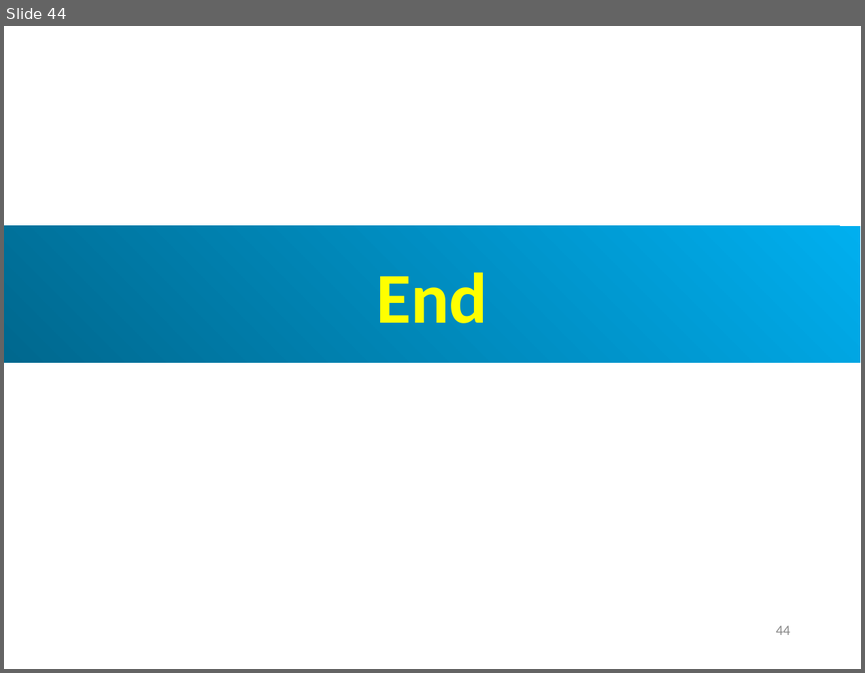
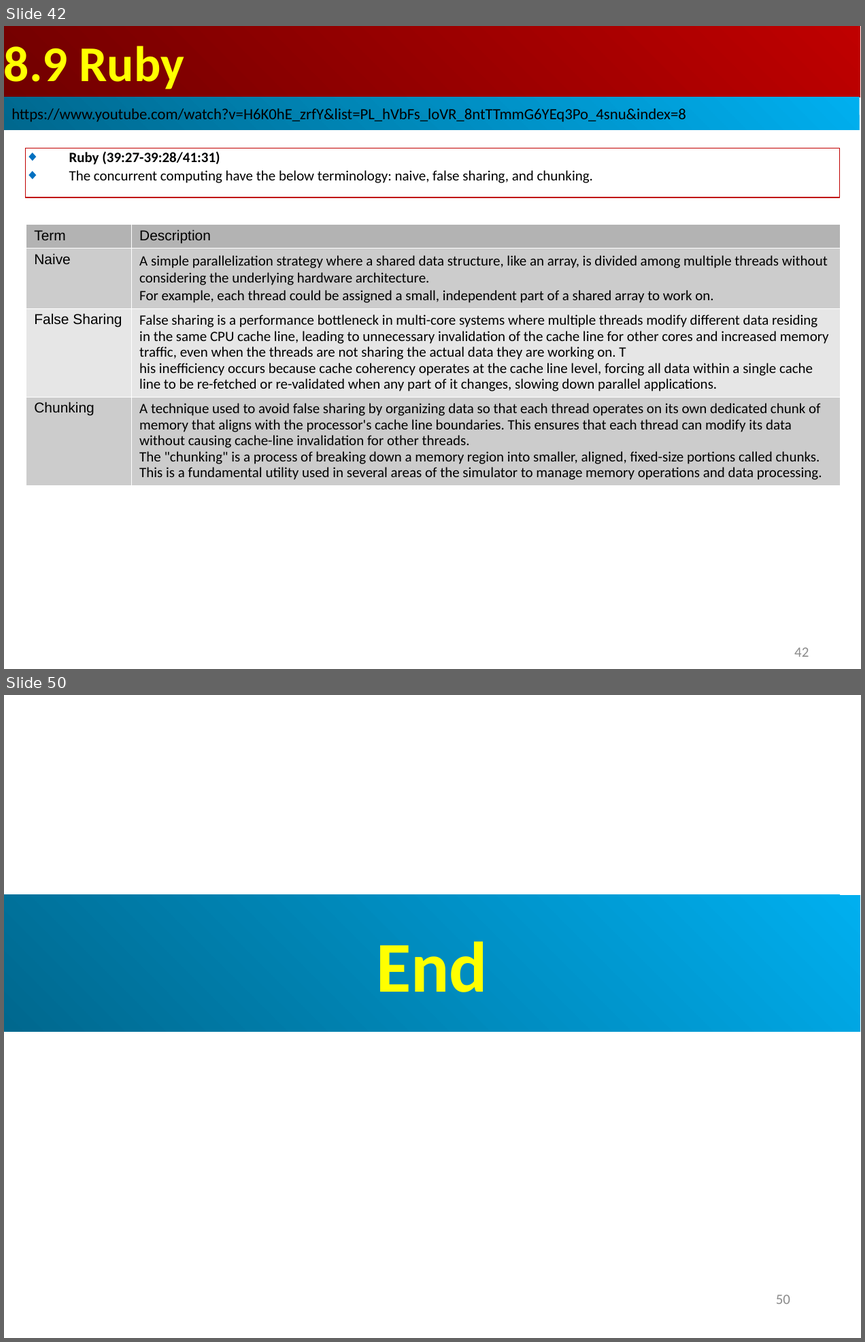
Before and after one commit to peterhchen/AIU_CS850_Gem5_McPAT, a slide deck: 050_Gem5/008.CacheMod/000_Video/008.CacheMod.ppt. Shown one above the other, each under a label of ours: slide 44 before the commit, slides 42 and 50 after it; the slides between them are not shown. The pictures are 865x673 and 865x1342 pixels, drawn with LibreOffice and Linux fonts; fonts in the diff are those of the drawing. Boxes give left, top, right and bottom in pixels: in the first picture for what was removed or moved away, otherwise in the second. Text is boxed around its words. In the diff, an @@ line names an element or a change of style, - is before the commit and + after.

```diff
--- a/050_Gem5/008.CacheMod/000_Video/008.CacheMod.ppt
+++ b/050_Gem5/008.CacheMod/000_Video/008.CacheMod.ppt
@@ slide 42 added at [4, 26, 861, 669], background #FFFFFF @@
@@ rectangle added at [4, 26, 860, 97], fill gradient #BF0000 to #710000, 42 pt, text #FFFF00, bold @@
+8.9 Ruby
@@ rectangle added at [4, 97, 859, 131], fill gradient #00AFEF to #00688E, 13 pt, text #000000 @@
+https://www.youtube.com/watch?v=H6K0hE_zrfY&list=PL_hVbFs_loVR_8ntTTmmG6YEq3Po_4snu&index=8
@@ rectangle added at [26, 148, 839, 197], outline #C00000 0.74 pt, 12 pt, text #000000 @@
+◆ Ruby (39:27-39:28/41:31)
+◆ The concurrent computing have the below terminology: naive, false sharing, and chunking.
@@ table added at [26, 224, 839, 482], 4 rows, 2 columns @@
+Term | Description
+Naive | A simple parallelization strategy where a shared data structure, like an array, is divided among multiple threads without considering the underlying hardware architecture. / For example, each thread could be assigned a small, independent part of a shared array to work on.
+False Sharing | False sharing is a performance bottleneck in multi-core systems where multiple threads modify different data residing in the same CPU cache line, leading to unnecessary invalidation of the cache line for other cores and increased memory traffic, even when the threads are not sharing the actual data they are working on. T / his inefficiency occurs because cache coherency operates at the cache line level, forcing all data within a single cache line to be re-fetched or re-validated when any part of it changes, slowing down parallel applications.
+Chunking | A technique used to avoid false sharing by organizing data so that each thread operates on its own dedicated chunk of memory that aligns with the processor's cache line boundaries. This ensures that each thread can modify its data without causing cache-line invalidation for other threads. / The "chunking" is a process of breaking down a memory region into smaller, aligned, fixed-size portions called chunks. This is a fundamental utility used in several areas of the simulator to manage memory operations and data processing.
@@ page number added at [794, 647, 808, 656], 12 pt, text #8B8B8B @@
+42
@@ what was slide 44 is now slide 50 @@
@@ page number at [776, 1294, 790, 1304]: text changed @@
-44
+50
```
Also in this commit, not shown: 5 slides changed, 5 other slides added.
